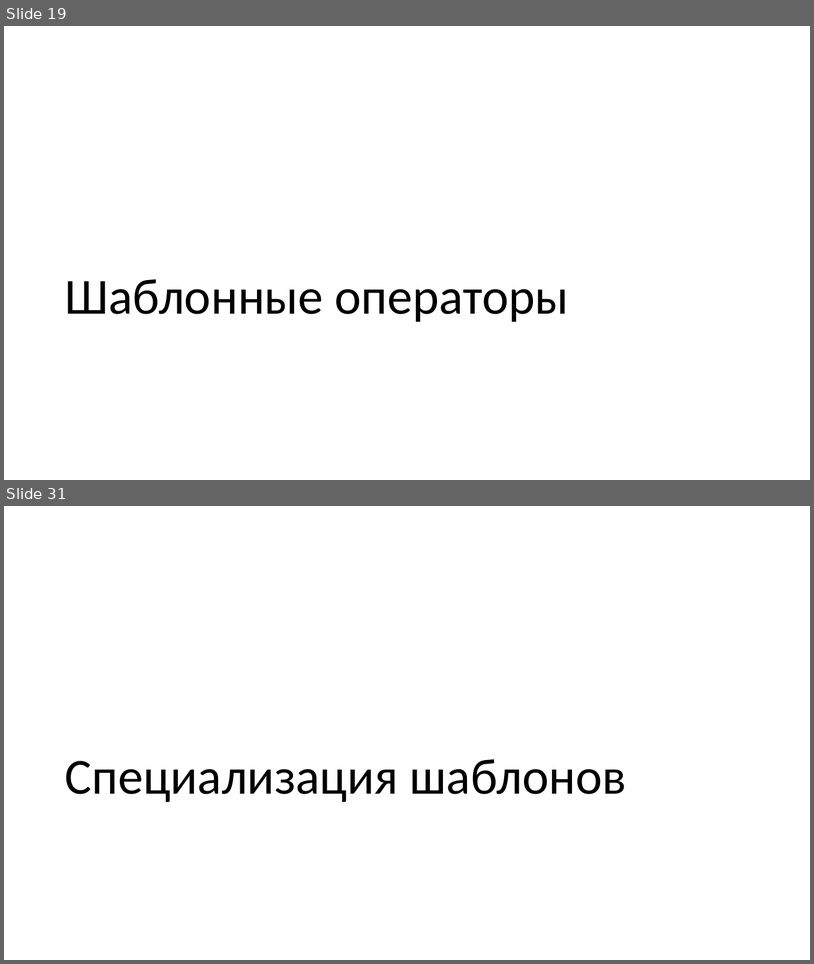
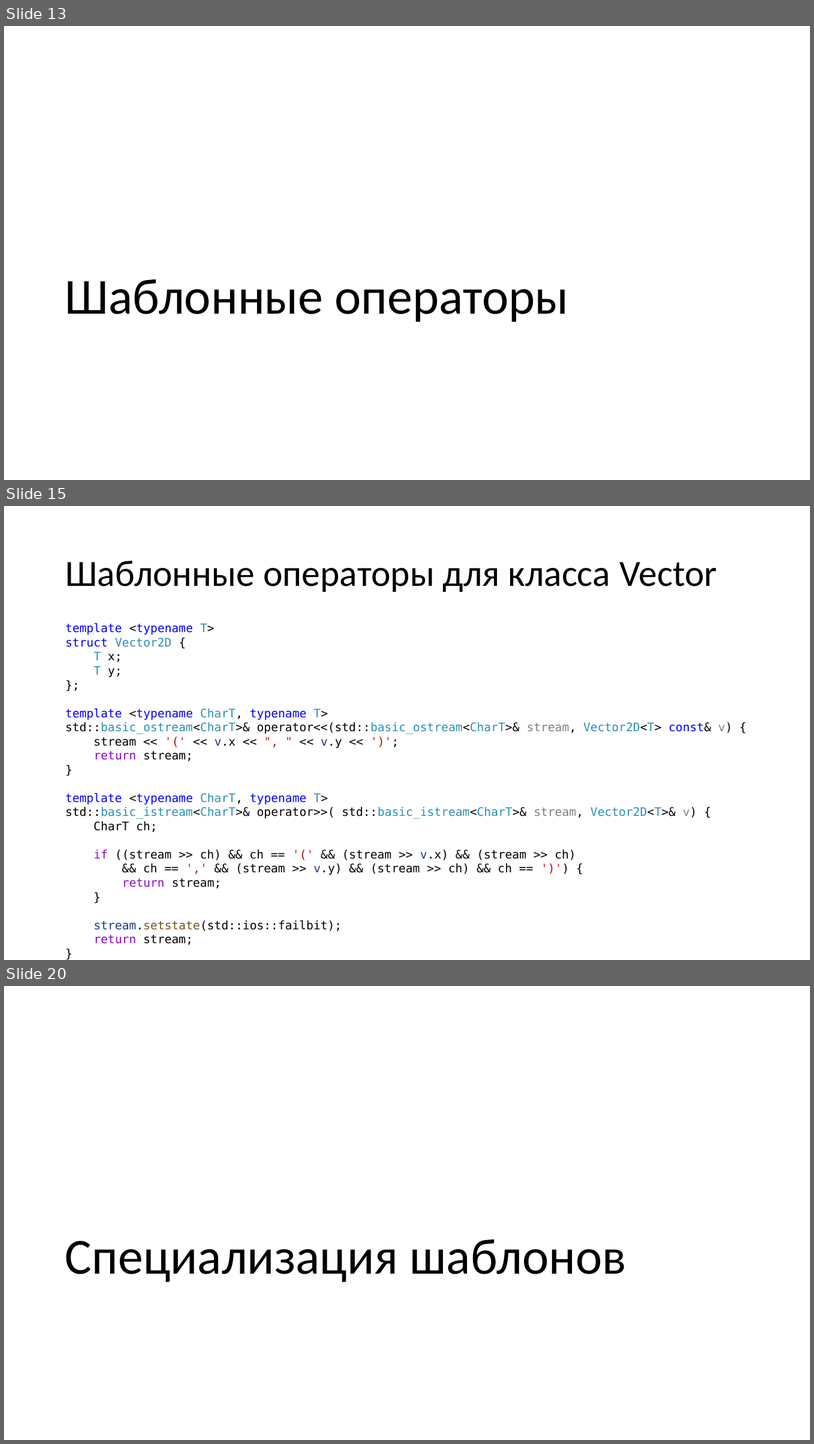
Before and after one commit to alexey-malov/oop, a slide deck: lectures/06/Обобщенное программирование, шаблоны.pptx. Shown one above the other, each under a label of ours: slides 19 and 31 before the commit, slides 13, 15 and 20 after it; the slides between them are not shown. The pictures are 814x964 and 814x1444 pixels, drawn with LibreOffice and Linux fonts; fonts in the diff are those of the drawing. Boxes give left, top, right and bottom in pixels: in the first picture for what was removed or moved away, otherwise in the second. Text is boxed around its words. In the diff, an @@ line names an element or a change of style, - is before the commit and + after.

```diff
--- a/lectures/06/Обобщенное программирование, шаблоны.pptx
+++ b/lectures/06/Обобщенное программирование, шаблоны.pptx
@@ slide 15 added at box(4, 506, 810, 960), background #FFFFFF @@
@@ title added at box(65, 561, 717, 592), 44 pt, text #000000 @@
+Шаблонные операторы для класса Vector
@@ text added at box(65, 623, 733, 945), 14 pt, text #000000 @@
+template <typename T>
+struct Vector2D {
+T x;
+T y;
+};
+template <typename CharT, typename T>
+std::basic_ostream<CharT>& operator<<(std::basic_ostream<CharT>& stream, Vector2D<T> const& v) {
+stream << '(' << v.x << ", " << v.y << ')';
+return stream;
+}
+template <typename CharT, typename T>
+std::basic_istream<CharT>& operator>>( std::basic_istream<CharT>& stream, Vector2D<T>& v) {
+CharT ch;
+if ((stream >> ch) && ch == '(' && (stream >> v.x) && (stream >> ch)
+&& ch == ',' && (stream >> v.y) && (stream >> ch) && ch == ')') {
+return stream;
+}
+stream.setstate(std::ios::failbit);
+return stream;
+}
@@ what was slide 19 is now slide 13 @@
@@ what was slide 31 is now slide 20 @@
```
Also in this commit, not shown: 9 slides changed, 5 other slides added, 17 slides removed, 1 other file.
